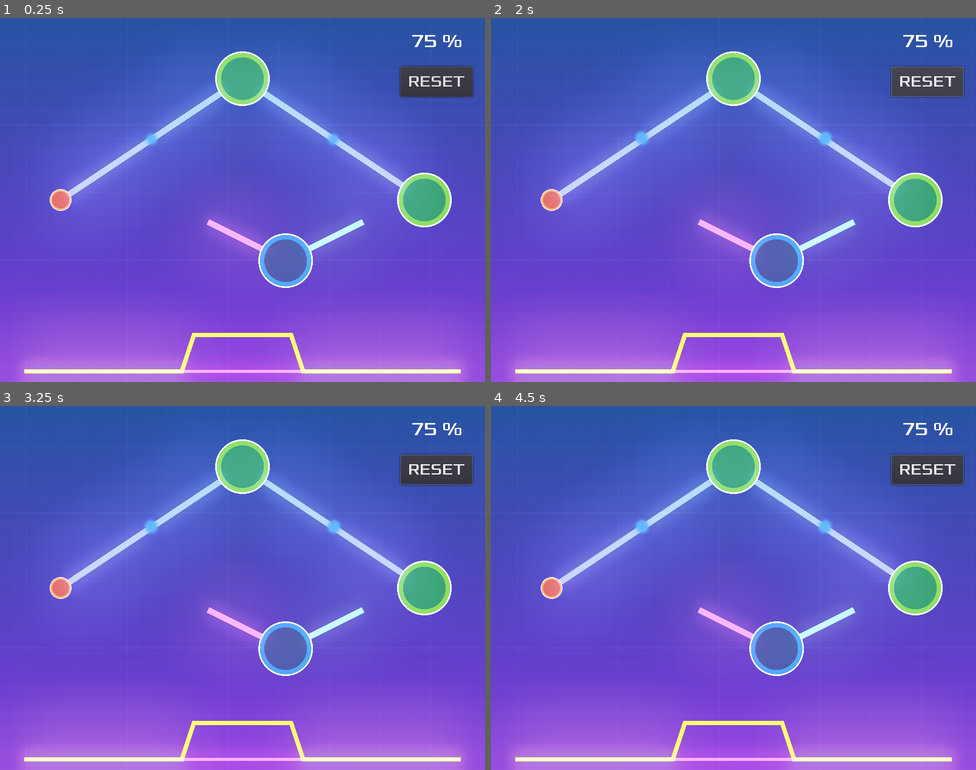
Above: before the commit, frames 1-4 (two rows, left to right).
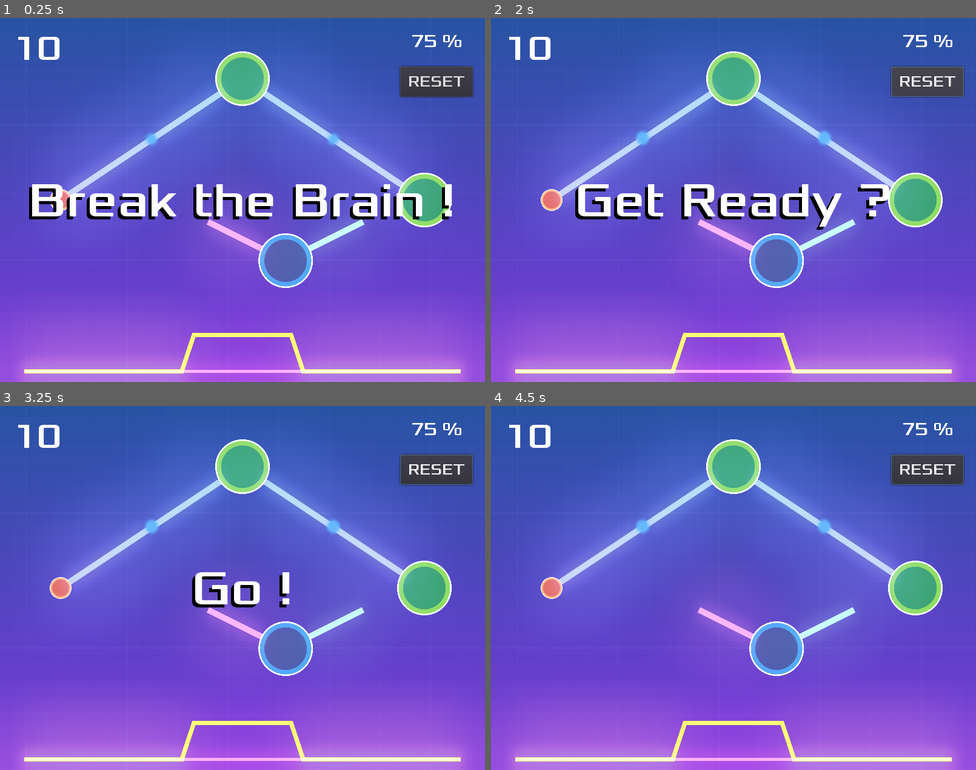
Above: after the commit, the same moments.

Repository: fabienfrfr/BreakTheBrain
Game: Godot game, scene res://Main.tscn
The game is run twice, just before and just after one commit, with the same random seed, the same clock (stepped at 60 frames per second) and the same inputs.
Inputs (mouse positions are in pixels of both pictures, inside the frame that each line leads up to):
- Up to frame 1 (0.25 s): no input
- Up to frame 2 (2 s): tap Enter (ui_accept) at 0.5 s; move the mouse to (840, 181) at 0.52 s; hold Enter (ui_accept) 0.53-1.25 s; click "RESET" at 1.25 s
- Up to frame 3 (3.25 s): move the mouse to (145, 606) at 2.02 s; move the mouse to (291, 507) at 2.77 s
- Up to frame 4 (4.5 s): move the mouse to (709, 660) at 3.52 s; move the mouse to (879, 642) at 4.27 s

The runs differ from the first frame. In frame 1, 4.5% of the frame differs, in the area x 3-94%, y 5-56%; in frame 2, 3.5%; in frame 3, 1.3%; in frame 4, 0.3%.

Commit message:
Add files via upload

Diff:
--- a/Main.gd
+++ b/Main.gd
@@ -13,7 +13,7 @@
 var x_input_values = Array([])
 var target_values = Array([])
 var predicted_values = Array([])
-const delta_x_val = 16.0
+const delta_x_val = 8.0
 var points_count
 var min_x
 var max_x
@@ -21,34 +21,26 @@
 var max_y
 
 var nn
-var idx
 
 func _ready():
 	randomize()
 	nn =  NeuralNet.new()
-	$GraphGen.init_constructor(1,1,2,1)
-	for i in range(0,nb_mv_neuron):
+	$GraphGen.init_constructor(1,1,1,1)
+	for _i in range(0,nb_mv_neuron):
 		movable_vertices += [MovableNeuron.instance()]
 		add_child(movable_vertices[-1])
 		$MovePath/NeuronSpawnLoc.offset = randi()
 		movable_vertices[-1].position = $MovePath/NeuronSpawnLoc.position
-		$GraphGen.adj_matrix[-i-2][-i-2] = movable_vertices[-1].Biases
-	# ADAPTER LE CODE POUR LA VERSION MOVABLE (plus flexible)
-	for i in range(0, $GraphGen.pos_node.size()) :
-		if i == 0 :
+	for i in range($GraphGen.pos_node.size()) :
+		if $GraphGen.type_n[i] == "input" :
 			vertices += [InputX.instance()]
 			add_child(vertices[-1])
-		else :
+		elif $GraphGen.type_n[i] == "fixed" or $GraphGen.type_n[i] == "output" :
 			vertices += [FixedNeuron.instance()]
 			add_child(vertices[-1])
-			if i == $GraphGen.pos_node.size() - 1 :
-				idx = -1 # output
-			else :
-				idx = i
-			$GraphGen.adj_matrix[idx][$GraphGen.adj_list[i][0]] = vertices[-1].Weight
-			$GraphGen.adj_matrix[idx][idx] =  vertices[-1].Biases
-		vertices[-1].position.x = $GraphGen.pos_node[i][0]
-		vertices[-1].position.y = $GraphGen.pos_node[i][1]
+		if  $GraphGen.type_n[i] != "movable" :
+			vertices[-1].position.x = $GraphGen.pos_node[i][0]
+			vertices[-1].position.y = $GraphGen.pos_node[i][1]
 	# save matrix
 	$GraphGen.adj_matrix_copy = $GraphGen.adj_matrix.duplicate(true)
 	# show curve
@@ -64,6 +56,7 @@
 	max_x = $TargetY.get_point_position(points_count-1).x
 	min_y = $PredictedY.get_point_position(0).y
 	max_y = $PredictedY.get_point_position(points_count-1).y
+	## to improve : curve solution
 	for t in $TargetY.points :
 		target_values += [(t.y-min_y)/(max_y-min_y)]
 	for n in range(points_count) :
@@ -84,14 +77,20 @@
 	# update line2d and text score
 	$GraphGen.update()
 	$HUD/Error_abs.text = str(int(100*(1-error))) + " %"
+	# dev test
+	print($GraphGen.adj_matrix)
 
 func _check_connection():
 	var dist_in_list = []
 	var dist_out_list = []
+	var idx_in
+	var idx_out
 	for pn in $GraphGen.pos_node :
 		dist_in_list += [(pn-movable_vertices[-1].absolut_position_in).length()]
 		dist_out_list += [(pn-movable_vertices[-1].absolut_position_out).length()]
+	idx_in = dist_in_list.find(dist_in_list.min())
+	idx_out = dist_out_list.find(dist_out_list.min())
 	if dist_in_list.min() < 25 :
-		$GraphGen.adj_matrix[-2][dist_in_list.find(dist_in_list.min())] = movable_vertices[-1].Weight_in
+		$GraphGen.adj_matrix[-2][idx_in] = movable_vertices[-1].Weight_in
 	if dist_out_list.min() < 25 :
-		$GraphGen.adj_matrix[-1][dist_in_list.find(dist_in_list.min())] = movable_vertices[-1].Weight_out
+		$GraphGen.adj_matrix[idx_out][-2] = movable_vertices[-1].Weight_out
--- a/Main.tscn
+++ b/Main.tscn
@@ -64,7 +64,7 @@
 environment = SubResource( 3 )
 
 [node name="CurveUpdate" type="Timer" parent="."]
-wait_time = 0.1
+wait_time = 2.0
 autostart = true
 
 [connection signal="reset_link" from="HUD" to="." method="_reset_lvl"]
--- a/icon.svg
+++ b/icon.svg
@@ -10,8 +10,8 @@
    sodipodi:docname="icon.svg"
    inkscape:version="1.1 (ce6663b3b7, 2021-05-25)"
    inkscape:export-filename="/media/fabien/F6166FAF166F7013/0_JOBS/CRI/GAME/V1/icon.png"
-   inkscape:export-xdpi="720"
-   inkscape:export-ydpi="720"
+   inkscape:export-xdpi="1440"
+   inkscape:export-ydpi="1440"
    xmlns:inkscape="http://www.inkscape.org/namespaces/inkscape"
    xmlns:sodipodi="http://sodipodi.sourceforge.net/DTD/sodipodi-0.dtd"
    xmlns:xlink="http://www.w3.org/1999/xlink"
@@ -68,57 +68,98 @@
      inkscape:window-height="1043"
      id="namedview4"
      showgrid="false"
-     inkscape:zoom="10.429825"
-     inkscape:cx="-10.642556"
-     inkscape:cy="-4.4104287"
+     inkscape:zoom="20.85965"
+     inkscape:cx="5.848612"
+     inkscape:cy="-3.5475188"
      inkscape:window-x="1984"
      inkscape:window-y="0"
      inkscape:window-maximized="1"
      inkscape:current-layer="svg2"
      inkscape:pagecheckerboard="0" />
   <rect
-     style="fill:url(#linearGradient1187);stroke-width:0.0377953;stop-color:#000000;fill-opacity:1;opacity:0.75"
+     style="opacity:1;fill:url(#linearGradient1187);fill-opacity:1;stroke-width:0.0377953;stop-color:#000000"
      id="rect850"
-     width="15.490488"
+     width="15.49"
      height="15.563025"
      x="0.30054125"
      y="0.28480092"
-     ry="1.0741994" />
-  <path
-     style="fill:none;stroke:#808080;stroke-width:1px;stroke-linecap:butt;stroke-linejoin:miter;stroke-opacity:1"
-     d="M 1.7809822,9.1104151 7.95271,1.8135134 13.849557,8.3780116"
-     id="path855"
-     sodipodi:nodetypes="ccc" />
-  <path
-     style="fill:none;stroke:#808080;stroke-width:1px;stroke-linecap:butt;stroke-linejoin:miter;stroke-opacity:1"
-     d="M 1.7809822,9.1104151 6.4048869,12.379763 13.849557,8.3780116"
-     id="path857" />
+     ry="5.1782231" />
+  <g
+     id="g1550"
+     transform="translate(-2.1834282,-7.1677567)">
+    <path
+       style="fill:none;stroke:#000000;stroke-width:1px;stroke-linecap:butt;stroke-linejoin:miter;stroke-opacity:1"
+       d="M 6.1324815,10.158596 10.236386,13.15369"
+       id="path1455" />
+    <path
+       style="fill:none;stroke:#000000;stroke-width:1px;stroke-linecap:butt;stroke-linejoin:miter;stroke-opacity:1"
+       d="M 6.1641949,15.231084 10.236386,13.15369"
+       id="path1457" />
+    <path
+       style="fill:none;stroke:#000000;stroke-width:1px;stroke-linecap:butt;stroke-linejoin:miter;stroke-opacity:1"
+       d="m 6.1641949,15.231084 4.2642841,1.99767"
+       id="path1459" />
+    <path
+       style="fill:none;stroke:#000000;stroke-width:1px;stroke-linecap:butt;stroke-linejoin:miter;stroke-opacity:1"
+       d="M 9.9726563,17.360837 6.1760709,19.371355"
+       id="path1461" />
+    <path
+       style="fill:none;stroke:#000000;stroke-width:1px;stroke-linecap:butt;stroke-linejoin:miter;stroke-opacity:1"
+       d="M 5.5660752,9.8736542 6.3398355,19.714553"
+       id="path1463" />
+  </g>
+  <g
+     id="g1550-6"
+     transform="translate(3.8774012,-6.8532433)">
+    <path
+       style="fill:none;stroke:#000000;stroke-width:0.2;stroke-linecap:butt;stroke-linejoin:miter;stroke-miterlimit:4;stroke-dasharray:0.2, 0.2;stroke-dashoffset:0;stroke-opacity:1"
+       d="M 6.1324815,10.158596 10.236386,13.15369"
+       id="path1455-7" />
+    <path
+       style="fill:none;stroke:#000000;stroke-width:0.2;stroke-linecap:butt;stroke-linejoin:miter;stroke-miterlimit:4;stroke-dasharray:0.2, 0.2;stroke-dashoffset:0;stroke-opacity:1"
+       d="M 6.1641949,15.231084 10.236386,13.15369"
+       id="path1457-5" />
+    <path
+       style="fill:none;stroke:#000000;stroke-width:0.2;stroke-linecap:butt;stroke-linejoin:miter;stroke-miterlimit:4;stroke-dasharray:0.2, 0.2;stroke-dashoffset:0;stroke-opacity:1"
+       d="m 6.1641949,15.231084 4.2642841,1.99767"
+       id="path1459-3" />
+    <path
+       style="fill:none;stroke:#000000;stroke-width:0.2;stroke-linecap:butt;stroke-linejoin:miter;stroke-miterlimit:4;stroke-dasharray:0.2, 0.2;stroke-dashoffset:0;stroke-opacity:1"
+       d="M 9.9726563,17.360837 6.1760709,19.371355"
+       id="path1461-5" />
+    <path
+       style="fill:none;stroke:#000000;stroke-width:0.2;stroke-linecap:butt;stroke-linejoin:miter;stroke-miterlimit:4;stroke-dasharray:0.2, 0.2;stroke-dashoffset:0;stroke-opacity:1"
+       d="M 5.5660752,9.8736542 6.3398355,19.714553"
+       id="path1463-6" />
+  </g>
   <circle
      style="fill:#ffb380;stroke-width:0.0377953;stop-color:#000000"
      id="path1041"
-     cx="7.9172559"
-     cy="1.7053723"
+     cx="3.7040255"
+     cy="3.1346927"
      r="1.0369713" />
   <circle
      style="fill:#afe9af;stroke-width:0.0377953;stop-color:#000000"
      id="path1041-3"
-     cx="13.779788"
-     cy="8.3982668"
+     cx="8.0786161"
+     cy="6.1594701"
      r="1.0369713" />
   <circle
      style="fill:#80e5ff;stroke-width:0.0377953;stop-color:#000000"
      id="path1041-6"
-     cx="6.420361"
-     cy="12.317298"
+     cx="4.0148058"
+     cy="12.338867"
+     r="1.0369713" />
+  <circle
+     style="fill:#ffe680;stroke-width:0.0377953;stop-color:#000000"
+     id="path1041-7"
+     cx="7.9166508"
+     cy="10.208343"
      r="1.0369713" />
   <circle
      style="fill:#ff8080;stroke-width:0.0377953;stop-color:#000000"
-     id="path1041-7"
-     cx="2.0055592"
-     cy="9.0062628"
+     id="path1041-7-3"
+     cx="4"
+     cy="8"
      r="1.0369713" />
-  <path
-     style="fill:none;stroke:#000000;stroke-width:0.1;stroke-linecap:butt;stroke-linejoin:miter;stroke-opacity:1;stroke-miterlimit:4;stroke-dasharray:0.1,0.1;stroke-dashoffset:0"
-     d="M 7.5063828,7.2025312 1.7490379,14.712142 H 14.432437 Z"
-     id="path9782" />
 </svg>
--- a/node/Edging_.gd
+++ b/node/Edging_.gd
@@ -3,9 +3,9 @@
 var position_mouse
 var d_
 var screen_size
-var x_offset
+var offset = 0.5
 var delta_x
-var delta_y
+var delta_m
 
 func _ready():
 	$Line.clear_points()
@@ -13,18 +13,14 @@
 func add_link(vectA,vectB):
 	$Line.add_point(vectA)
 	$Line.add_point(vectB)
-	$Line/WeightPath.curve.set_point_position(0, vectA)
-	$Line/WeightPath.curve.set_point_position(1, vectB)
-	$Line/WeightPath/WeighLvlFollow.unit_offset = 0.5 # necessary for update
-	$Line/WeightPath/WeighLvlFollow.show()
+	$Line/Cursor.position = vectA.linear_interpolate(vectB, offset)
 
 func _process(_delta):
 	position_mouse = get_viewport().get_mouse_position()
 	if Input.is_action_pressed("ui_accept"):
-		d_ = $Line/WeightPath/WeighLvlFollow.position - position_mouse
+		d_ = $Line/Cursor.position - position_mouse
 		if d_.length() < 50 :
-			delta_y = (position_mouse.x - $Line/WeightPath.curve.get_point_position(0).x)
-			delta_x = ($Line/WeightPath.curve.get_point_position(1).x - $Line/WeightPath.curve.get_point_position(0).x)
-			x_offset = delta_y/delta_x
-			$Line/WeightPath/WeighLvlFollow.unit_offset = abs(x_offset)
-			$Line/WeightPath/WeighLvlFollow.show()
+			delta_m = (position_mouse.x - $Line.points[0].x)
+			delta_x = ($Line.points[1].x - $Line.points[0].x)
+			offset = delta_m/delta_x
+			$Line/Cursor.position = $Line.points[0].linear_interpolate($Line.points[1], abs(offset))
--- a/node/Edging_.tscn
+++ b/node/Edging_.tscn
@@ -1,15 +1,10 @@
-[gd_scene load_steps=6 format=2]
+[gd_scene load_steps=5 format=2]
 
 [ext_resource path="res://node/Edging_.gd" type="Script" id=1]
 [ext_resource path="res://asset/glowing_circle.png" type="Texture" id=2]
 
 [sub_resource type="CanvasItemMaterial" id=1]
 blend_mode = 1
-
-[sub_resource type="Curve2D" id=2]
-_data = {
-"points": PoolVector2Array( 0, 0, 0, 0, 104, 296, 0, 0, 0, 0, 400, 104 )
-}
 
 [sub_resource type="ParticlesMaterial" id=3]
 flag_disable_z = true
@@ -24,17 +19,13 @@
 
 [node name="Line" type="Line2D" parent="."]
 material = SubResource( 1 )
-points = PoolVector2Array( 104, 296, 400, 104 )
+points = PoolVector2Array( 0, 0, 400, 0 )
+__meta__ = {
+"_edit_group_": true
+}
 
-[node name="WeightPath" type="Path2D" parent="Line"]
-curve = SubResource( 2 )
-
-[node name="WeighLvlFollow" type="PathFollow2D" parent="Line/WeightPath"]
-position = Vector2( 201.623, 232.677 )
-rotation = -0.575413
-offset = 116.381
-
-[node name="Particles2D" type="Particles2D" parent="Line/WeightPath/WeighLvlFollow"]
+[node name="Cursor" type="Particles2D" parent="Line"]
+position = Vector2( 400, 0 )
 amount = 5
 process_material = SubResource( 3 )
 texture = ExtResource( 2 )
--- a/node/FixedNeuron.gd
+++ b/node/FixedNeuron.gd
@@ -1,8 +1,10 @@
 extends RigidBody2D
 
-var Weight
-var Biases
+var Weight = {}
+var Biaise
 
-func _ready():
-	Weight = 1
-	Biases = -1
+var In_signal = {}
+var Out_signal = Array([])
+
+func collect_info():
+	pass
--- a/node/GraphGen.gd
+++ b/node/GraphGen.gd
@@ -4,8 +4,13 @@
 
 export (PackedScene) var Edges
 
-var pos_node = [Vector2(100,300),Vector2(400,100),Vector2(700,300)]
-var adj_list = [[],[0],[1]]
+### to improve : generate node position and is param
+var pos_node = [Vector2(100,300),Vector2(400,100),Vector2.ZERO,Vector2(700,300)]
+#input, fixed, movable, output (init)
+var type_n = ['input','fixed','movable','output']
+var adj_list = [[],[0],[],[1]]
+var weight = [[],[-1],[],[1]]
+var biases = [1,1,1,-1]
 
 var posA = Vector2.ZERO
 var posB = Vector2.ZERO
@@ -18,25 +23,36 @@
 
 func init_constructor(nb_i, nb_out, nb_fix, nb_mov):
 	var v = nb_i + nb_out + nb_fix + nb_mov
-	var l = []
-	for _i in range(v-1):
-		for _j in range(v-1):
-			l+= [0]
-		adj_matrix += [l]
-		l = []
-	adj_matrix[0][0] = 1 # input
+	var line = []
+	# empty matrix
+	for _i in range(v):
+		for _j in range(v):
+			line += [0]
+		adj_matrix += [line]
+		line = []
+	# update matrix
+	for i in range(v):
+		# add biases
+		adj_matrix[i][i] = biases[i]
+		# add weight
+		for l in adj_list[i]:
+			adj_matrix[i][l] = weight[i][0]
 	for i in range(1, adj_list.size()):
-		# instance line
-		edges_list += [Edges.instance()]
-		add_child(edges_list[-1])
-		# update node
-		posA.x = pos_node[adj_list[i][0]][0]
-		posA.y = pos_node[adj_list[i][0]][1]
-		posB.x = pos_node[i][0]
-		posB.y = pos_node[i][1]
-		# add edges
-		edges_list[-1].add_link(posA,posB)
+		var edge = [0]
+		for l in adj_list[i] :
+			# update
+			posA = pos_node[l]
+			posB = pos_node[i]
+			# instance line
+			edge = [Edges.instance()]
+			add_child(edge[-1])
+			# add edges
+			edge[-1].add_link(posA,posB)
+		edges_list += edge
 
 func update():
-	offset = edges_list[-1].get_node("Line/WeightPath/WeighLvlFollow").unit_offset
-	adj_matrix[1][adj_list[1][0]] = adj_matrix_copy[1][adj_list[1][0]] + 2.5*(0.5 - offset)
+	# to improve : generalize
+	for i in range(1, adj_list.size()):
+		if edges_list[i-1] is (Node) :
+			offset = edges_list[i-1].offset
+			adj_matrix[i][adj_list[i][0]] = adj_matrix_copy[i][adj_list[i][0]] + 2.5*(0.5 - offset)
--- a/node/HUD.gd
+++ b/node/HUD.gd
@@ -2,5 +2,18 @@
 
 signal reset_link
 
+# solve the problem in 10 second
+var time = 10
+
 func _on_ResetButton_pressed():
 	emit_signal("reset_link")
+
+func _on_MessageTimer_timeout():
+	yield($MessageTimer, "timeout")
+	$Message.text = "Get Ready ?"
+	$Message.show()
+	yield($MessageTimer, "timeout")
+	$Message.text = "Go !"
+	$Message.show()
+	yield($MessageTimer, "timeout")
+	$Message.hide()
--- a/node/HUD.tscn
+++ b/node/HUD.tscn
@@ -9,6 +9,15 @@
 
 [sub_resource type="DynamicFont" id=2]
 size = 25
+font_data = ExtResource( 2 )
+
+[sub_resource type="DynamicFont" id=3]
+size = 80
+outline_color = Color( 1, 0.101961, 0.101961, 1 )
+font_data = ExtResource( 2 )
+
+[sub_resource type="DynamicFont" id=4]
+size = 58
 font_data = ExtResource( 2 )
 
 [node name="HUD" type="CanvasLayer"]
@@ -43,4 +52,38 @@
 "_edit_use_anchors_": false
 }
 
+[node name="Message" type="Label" parent="."]
+anchor_top = 0.5
+anchor_right = 1.0
+anchor_bottom = 0.5
+margin_top = -48.5
+margin_bottom = 48.5
+custom_fonts/font = SubResource( 3 )
+custom_colors/font_color = Color( 1, 1, 1, 1 )
+custom_colors/font_outline_modulate = Color( 0, 0, 0, 1 )
+custom_colors/font_color_shadow = Color( 0, 0, 0, 1 )
+custom_constants/shadow_offset_x = -5
+custom_constants/shadow_offset_y = 5
+text = "Break the Brain !"
+align = 1
+__meta__ = {
+"_edit_use_anchors_": false
+}
+
+[node name="MessageTimer" type="Timer" parent="."]
+autostart = true
+
+[node name="Label" type="Label" parent="."]
+margin_left = 20.0
+margin_right = 102.0
+margin_bottom = 100.0
+custom_fonts/font = SubResource( 4 )
+text = "10"
+align = 1
+valign = 1
+__meta__ = {
+"_edit_use_anchors_": false
+}
+
 [connection signal="pressed" from="ResetButton" to="." method="_on_ResetButton_pressed"]
+[connection signal="timeout" from="MessageTimer" to="." method="_on_MessageTimer_timeout"]
--- a/node/MovableNeuron.gd
+++ b/node/MovableNeuron.gd
@@ -15,7 +15,7 @@
 var init_pos_in = Vector2.ZERO
 var init_pos_out = Vector2.ZERO
 
-var Biases
+var Biases # get by the GraphGen (to improve)
 var Weight_in
 var Weight_out
 
@@ -24,7 +24,7 @@
 	init_pos_in = $IN.get_point_position(1)
 	init_pos_out = $OUT.get_point_position(1)
 	Biases = 1.0
-	Weight_in = -1.0
+	Weight_in = 1.0
 	Weight_out = 1.0
 
 func _process(_delta):
--- a/node/MovableNeuron.tscn
+++ b/node/MovableNeuron.tscn
@@ -22,6 +22,9 @@
 ]]
 gravity_scale = 0.0
 script = ExtResource( 1 )
+__meta__ = {
+"_edit_group_": true
+}
 
 [node name="IN" type="Line2D" parent="."]
 material = SubResource( 1 )
@@ -29,6 +32,9 @@
 points = PoolVector2Array( 0, 0, -512, -256 )
 width = 40.0
 default_color = Color( 1, 0.4, 0.4, 1 )
+__meta__ = {
+"_edit_group_": true
+}
 
 [node name="OUT" type="Line2D" parent="."]
 material = SubResource( 1 )
@@ -36,6 +42,9 @@
 points = PoolVector2Array( 0, 0, 512, -256 )
 width = 40.0
 default_color = Color( 0.4, 1, 0.478431, 1 )
+__meta__ = {
+"_edit_group_": true
+}
 
 [node name="AnimatedSprite" type="AnimatedSprite" parent="."]
 scale = Vector2( 0.25, 0.25 )
Binary file changed: icon.png
Not shown: 1 places in node/HUD.tscn that only renumber resources
